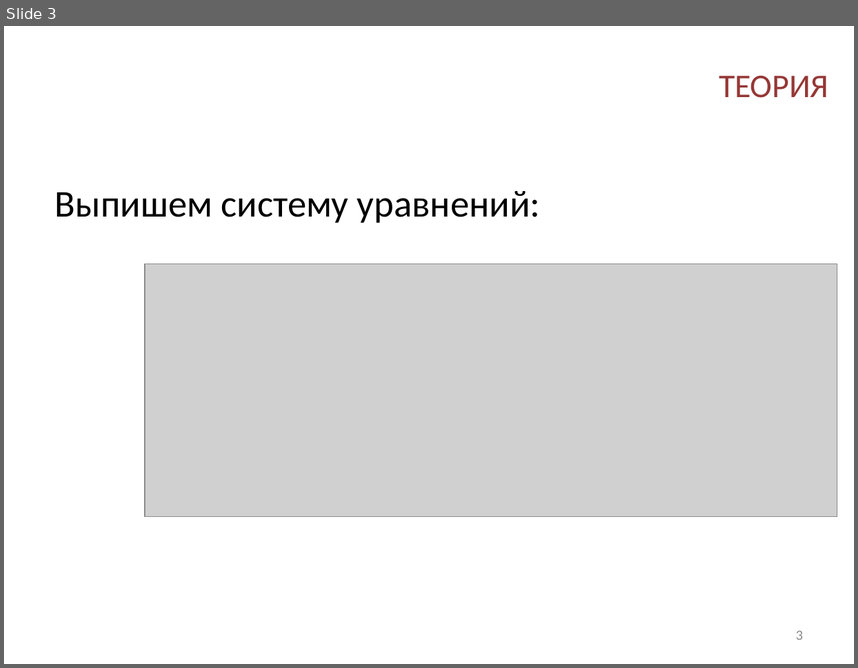
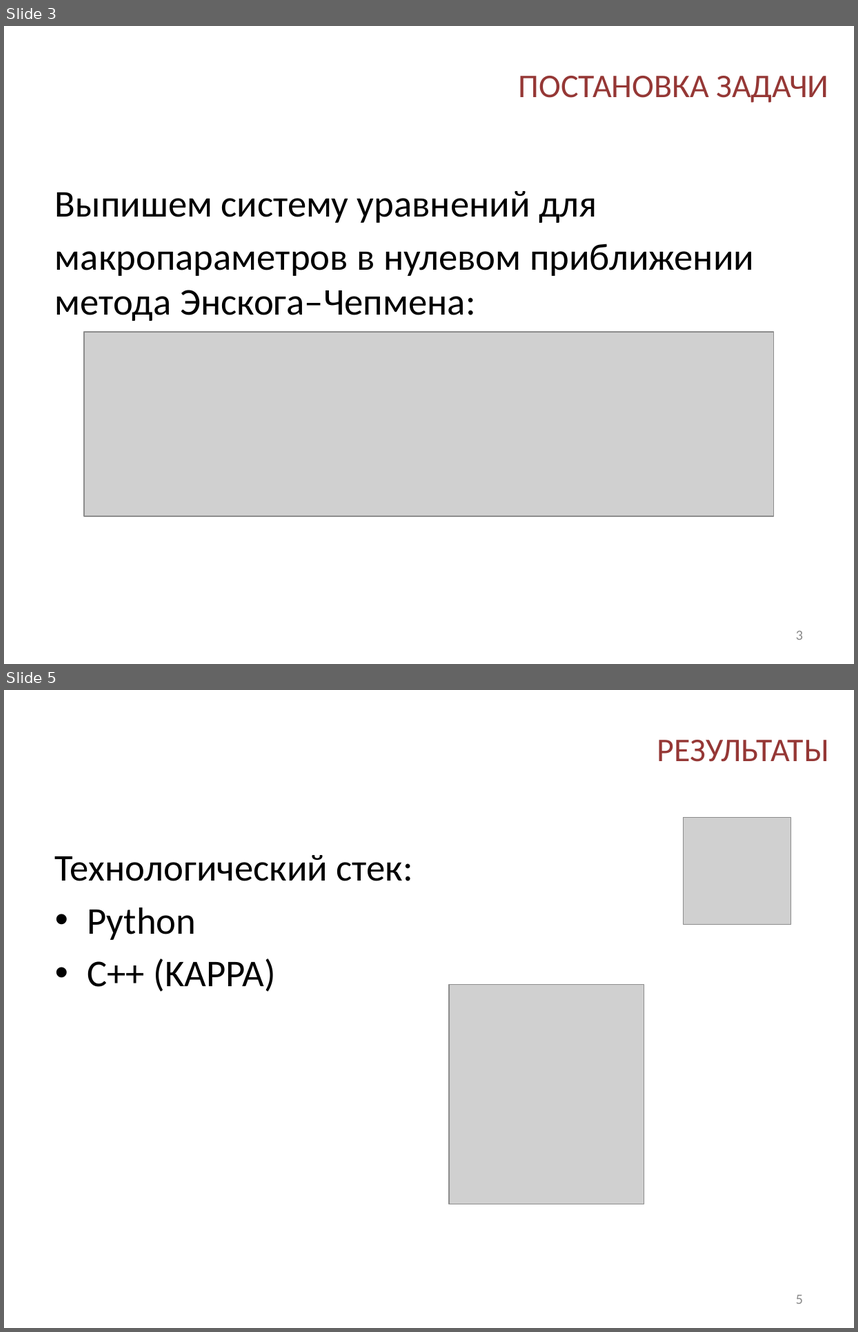
Before and after one commit to SpinSpinSugar/lectures, a slide deck: Student_conference/Relaxation_after_shockwave_ru.pptx. Shown one above the other, each under a label of ours: slide 3 before the commit, slides 3 and 5 after it; the slides between them are not shown. The pictures are 858x668 and 858x1332 pixels, drawn with LibreOffice and Linux fonts; fonts in the diff are those of the drawing; grey boxes stand for pictures; background and template pictures are left out. Boxes give left, top, right and bottom in pixels: in the first picture for what was removed or moved away, otherwise in the second. Text is boxed around its words. In the diff, an @@ line names an element or a change of style, - is before the commit and + after.

```diff
--- a/Student_conference/Relaxation_after_shockwave_ru.pptx
+++ b/Student_conference/Relaxation_after_shockwave_ru.pptx
@@ slide 5 added at <box>4,690,854,1328</box>, background picture (left out) @@
@@ title added at <box>657,740,829,762</box>, 28 pt, text #953735 @@
+РЕЗУЛЬТАТЫ
@@ picture added at <box>683,818,791,925</box> @@
@@ text added at <box>55,855,413,992</box>, 32 pt, text #000000 @@
+Технологический стек:
+• Python
+• C++ (KAPPA)
@@ picture added at <box>450,984,644,1203</box> @@
@@ page number added at <box>796,1294,803,1303</box>, 12 pt, text #8C8C8C @@
+5
@@ slide 3 changed as well @@
@@ title at <box>519,76,829,103</box>: text changed @@
-ТЕОРИЯ
+ПОСТАНОВКА ЗАДАЧИ
@@ text at <box>55,191,754,321</box>: text changed @@
-Выпишем систему уравнений:
+Выпишем систему уравнений для
+макропараметров в нулевом приближении метода Энскога–Чепмена:
@@ picture: place and size @@
-picture at <box>145,264,838,517</box>
+picture at <box>84,332,774,517</box>
```
Also in this commit, not shown: 4 other slides changed, 3 other slides added, 3 slides removed, 3 other files.
